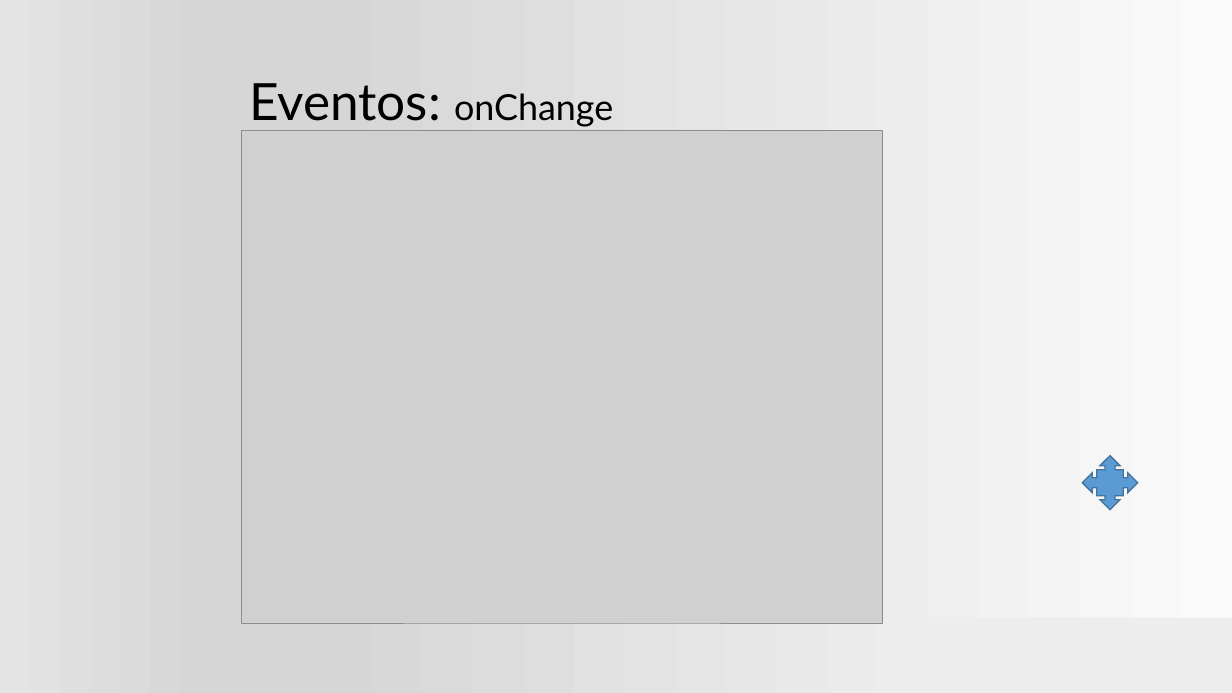
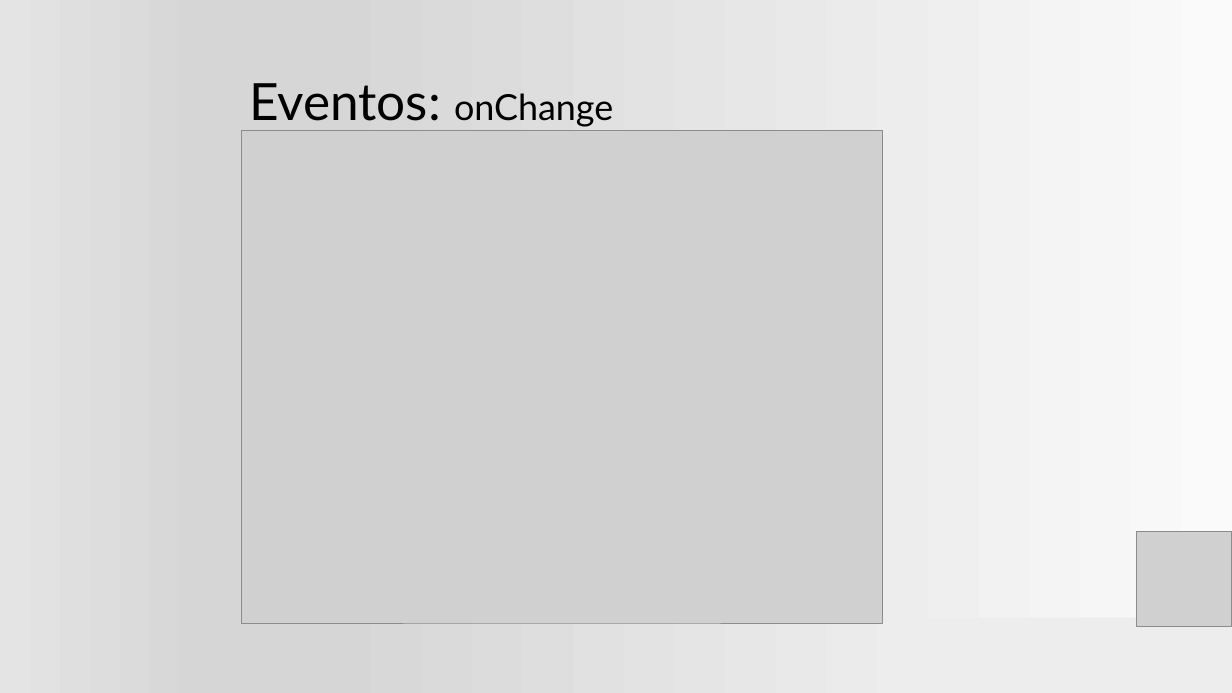
Before and after one commit to ProfVillegas/DAW, a slide deck: slide 59 of Plantilla.pptx (slide 58 before the commit). Drawn at 1232x693 pixels with LibreOffice and Linux fonts; fonts in the diff are those of the drawing; grey boxes stand for pictures; background and template pictures are left out. Boxes give left, top, right and bottom in pixels: in the first picture for what was removed or moved away, otherwise in the second. Text is boxed around its words. In the diff, an @@ line names an element or a change of style, - is before the commit and + after.

```diff
--- a/Plantilla.pptx
+++ b/Plantilla.pptx
@@ quad arrow callout removed at box(1082, 456, 1138, 510) @@
@@ picture added at box(1137, 531, 1232, 627) @@
```
Also in this commit, not shown: 9 other slides changed, 34 slides added, 4 slides removed.
